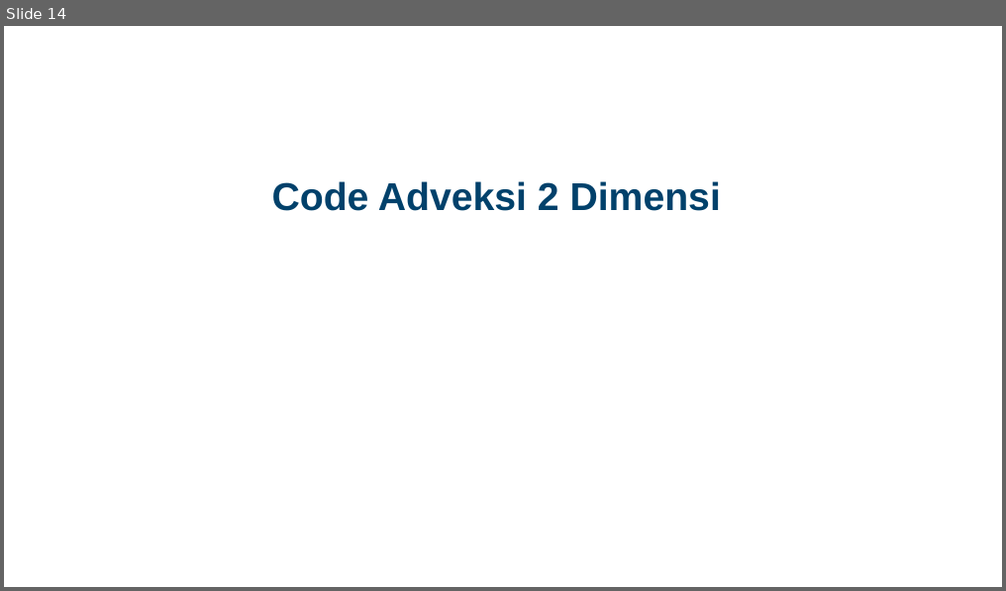
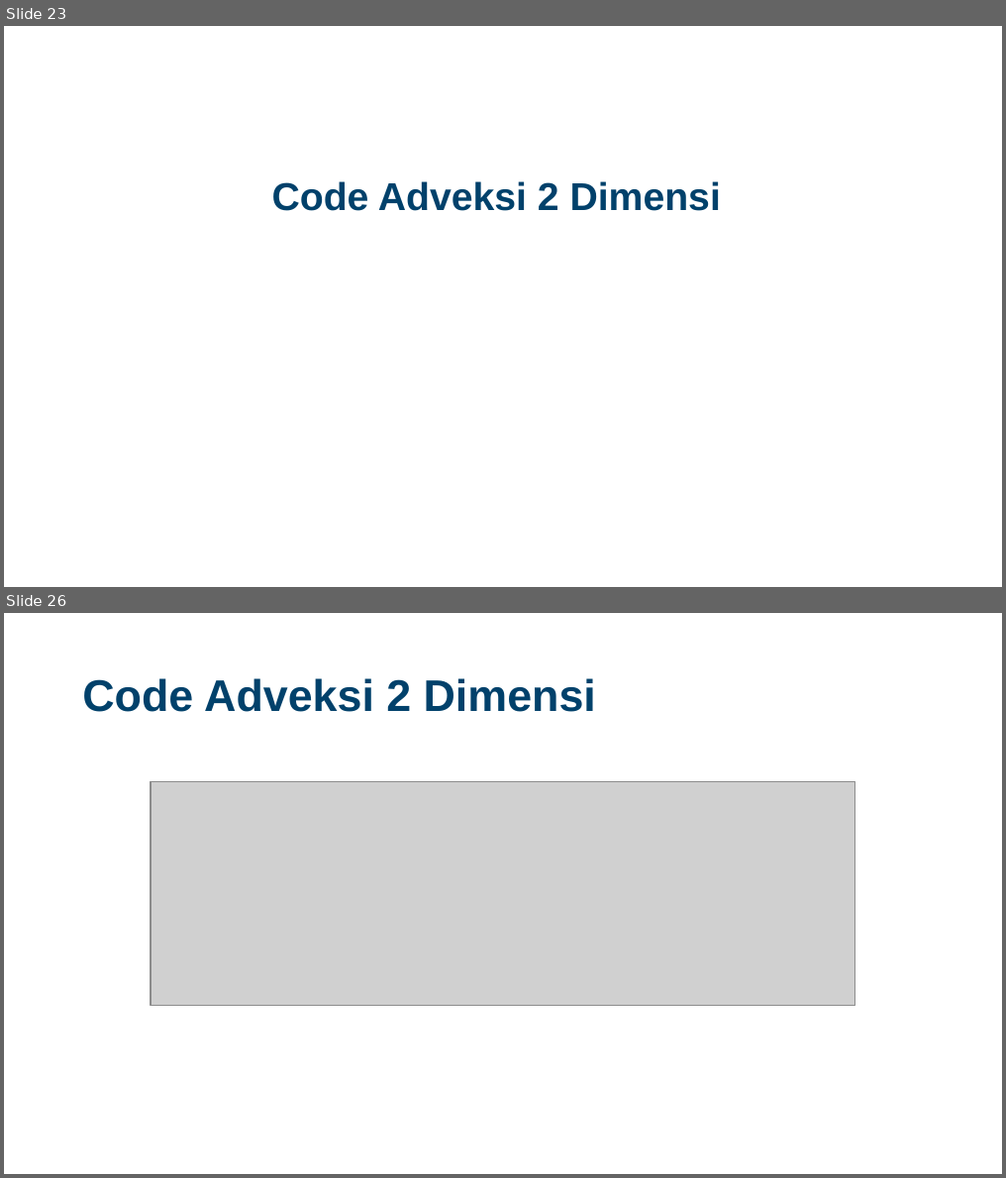
Before and after one commit to Widityas/Kelompok_3_PersamaanAdveksi, a slide deck: Final Project Numerik Kelompok 3.pptx. Shown one above the other, each under a label of ours: slide 14 before the commit, slides 23 and 26 after it; the slides between them are not shown. The pictures are 1006x591 and 1006x1178 pixels, drawn with LibreOffice and Linux fonts; fonts in the diff are those of the drawing; grey boxes stand for pictures; background and template pictures are left out. Boxes give left, top, right and bottom in pixels: in the first picture for what was removed or moved away, otherwise in the second. Text is boxed around its words. In the diff, an @@ line names an element or a change of style, - is before the commit and + after.

```diff
--- a/Final Project Numerik Kelompok 3.pptx
+++ b/Final Project Numerik Kelompok 3.pptx
@@ slide 26 added at bbox=[4, 613, 1002, 1174], background picture (left out) @@
@@ title added at bbox=[82, 678, 596, 712], 32 pt, text #01416B, bold @@
+Code Adveksi 2 Dimensi
@@ picture added at bbox=[151, 781, 855, 1006] @@
@@ what was slide 14 is now slide 23 @@
```
Also in this commit, not shown: 5 slides changed, 32 other slides added, 4 slides removed, 8 other files.
